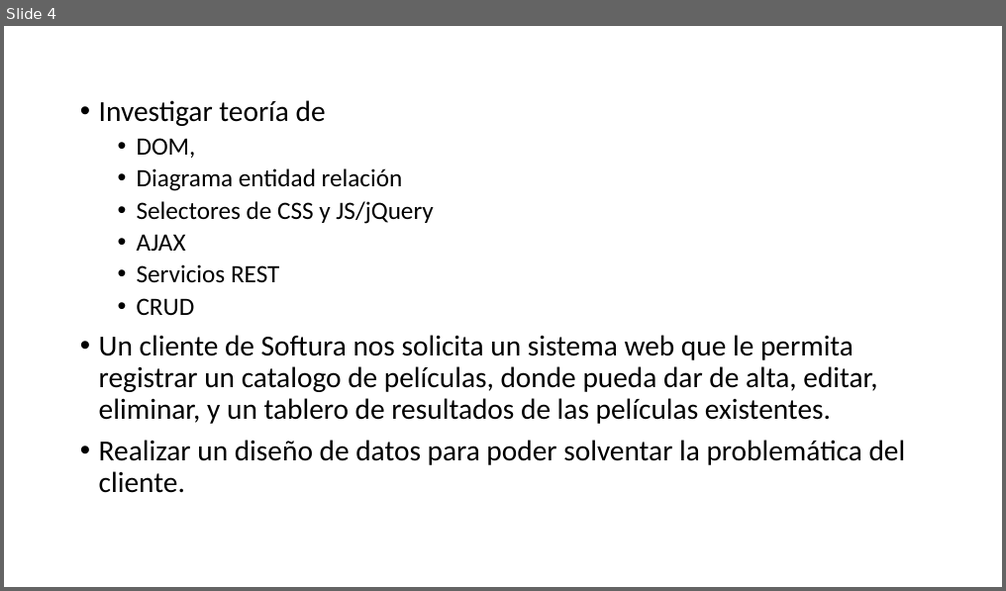
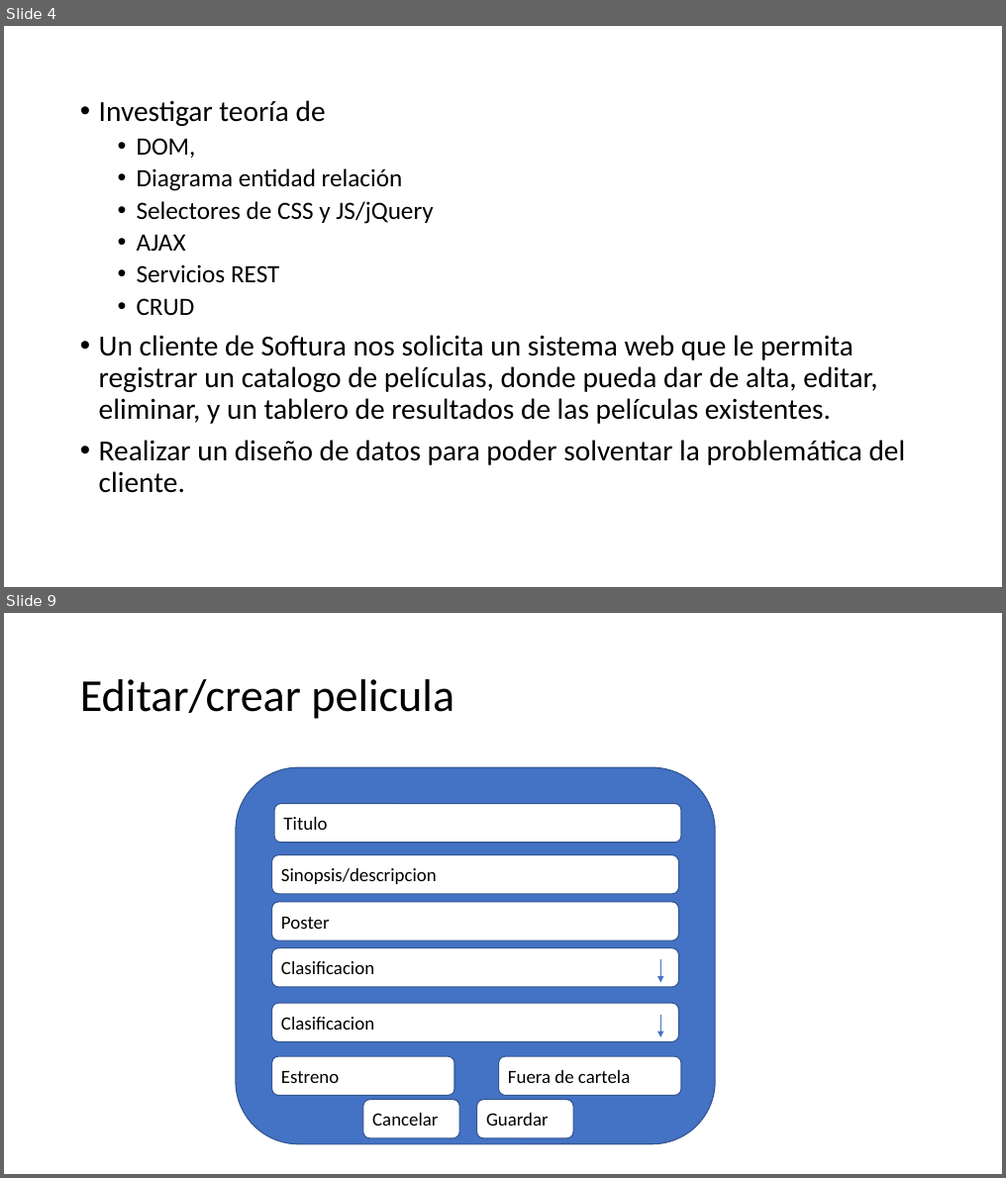
Before and after one commit to enriquecr1990/cap_php_jun22, a slide deck: actividades/Desarrollo Web.pptx. Shown one above the other, each under a label of ours: slide 4 before the commit, slides 4 and 9 after it; the slides between them are not shown. The pictures are 1006x591 and 1006x1178 pixels, drawn with LibreOffice and Linux fonts; fonts in the diff are those of the drawing. Boxes give left, top, right and bottom in pixels: in the first picture for what was removed or moved away, otherwise in the second. Text is boxed around its words. In the diff, an @@ line names an element or a change of style, - is before the commit and + after.

```diff
--- a/actividades/Desarrollo Web.pptx
+++ b/actividades/Desarrollo Web.pptx
@@ slide 9 added at (4, 613, 1002, 1174), background #FFFFFF @@
@@ title added at (80, 679, 454, 719), 44 pt, text #000000 @@
+Editar/crear pelicula
@@ rounded rectangle added at (236, 768, 715, 1145), fill #4472C4, outline #325491 1 pt @@
@@ rounded rectangle added at (274, 804, 681, 843), fill #FFFFFF, outline #325491 1 pt, 18 pt, text #000000 @@
+Titulo
@@ rounded rectangle added at (272, 856, 678, 894), fill #FFFFFF, outline #325491 1 pt, 18 pt, text #000000 @@
+Sinopsis/descripcion
@@ rounded rectangle added at (272, 902, 678, 941), fill #FFFFFF, outline #325491 1 pt, 18 pt, text #000000 @@
+Poster
@@ rounded rectangle added at (272, 949, 678, 987), fill #FFFFFF, outline #325491 1 pt, 18 pt, text #000000 @@
+Clasificacion
@@ arrow added from (660, 959) to (660, 983), #4472C4 0.5 pt @@
@@ rounded rectangle added at (272, 1003, 678, 1042), fill #FFFFFF, outline #325491 1 pt, 18 pt, text #000000 @@
+Clasificacion
@@ arrow added from (660, 1015) to (660, 1038), #4472C4 0.5 pt @@
@@ rounded rectangle added at (272, 1057, 454, 1096), fill #FFFFFF, outline #325491 1 pt, 18 pt, text #000000 @@
+Estreno
@@ rounded rectangle added at (499, 1057, 681, 1096), fill #FFFFFF, outline #325491 1 pt, 18 pt, text #000000 @@
+Fuera de cartela
@@ rounded rectangle added at (363, 1100, 460, 1139), fill #FFFFFF, outline #325491 1 pt, 18 pt, text #000000 @@
+Cancelar
@@ rounded rectangle added at (477, 1100, 573, 1139), fill #FFFFFF, outline #325491 1 pt, 18 pt, text #000000 @@
+Guardar
```
Also in this commit, not shown: 4 other slides added, 49 other files.
